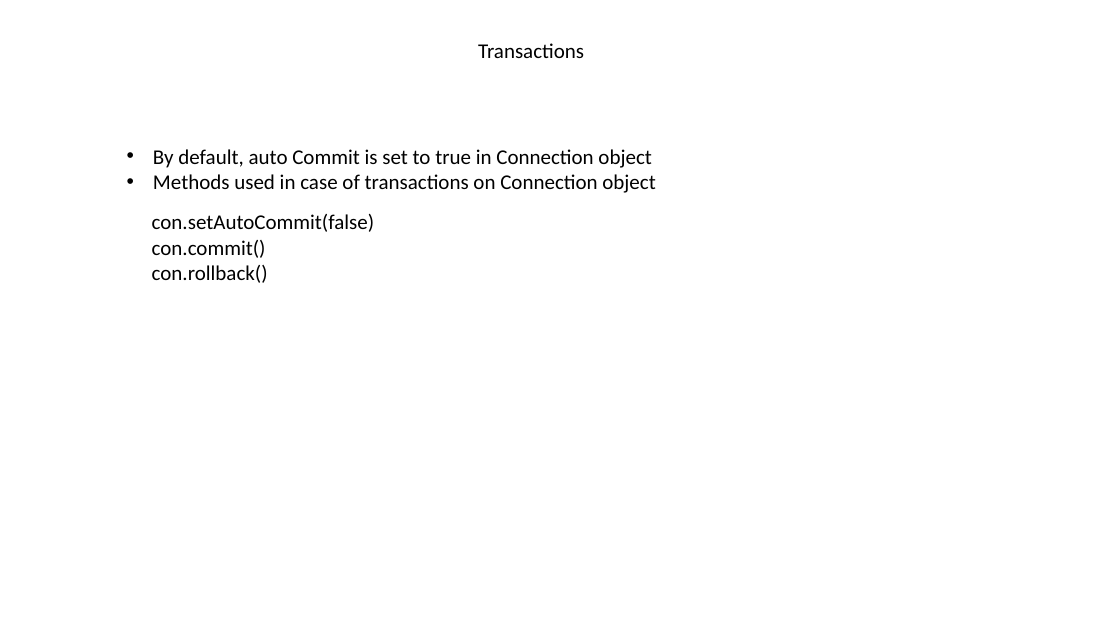
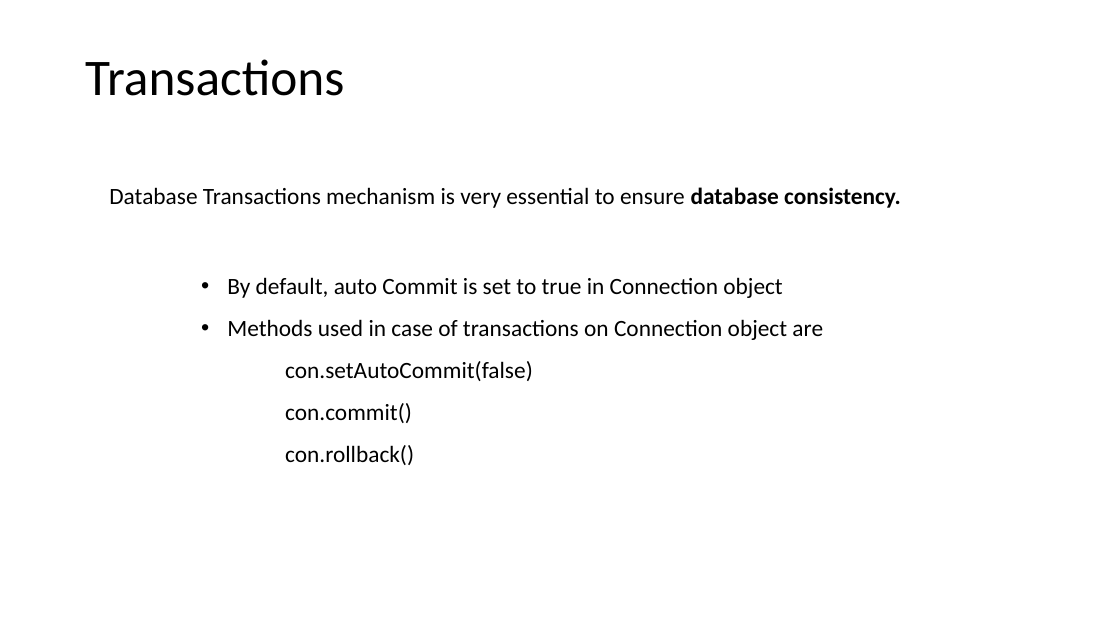
Before and after one commit to psp2108/JDBC_demo, a slide deck: slide 13 of JDBC_PPT/JDBC.pptx. Drawn at 1120x630 pixels with LibreOffice and Linux fonts; fonts in the diff are those of the drawing. Boxes give left, top, right and bottom in pixels: in the first picture for what was removed or moved away, otherwise in the second. Text is boxed around its words. In the diff, an @@ line names an element or a change of style, - is before the commit and + after.

```diff
--- a/JDBC_PPT/JDBC.pptx
+++ b/JDBC_PPT/JDBC.pptx
@@ text "Transactions": place and size @@
-text "Transactions" at <box>478,43,584,58</box>
+text "Transactions" at <box>85,59,344,96</box>
@@ text "Transactions" at <box>85,59,344,96</box>: size 18 to 44 pt; line spacing 1 to 0.9 @@
@@ text added at <box>109,187,901,208</box>, 20 pt, text #000000 @@
+Database Transactions mechanism is very essential to ensure database consistency.
@@ text removed at <box>152,214,375,283</box> @@
-con.setAutoCommit(false)
-con.commit()
-con.rollback()
@@ text "By default, auto Commit is ...": place and size @@
-text "By default, auto Commit is ..." at <box>153,149,655,193</box>
+text "By default, auto Commit is ..." at <box>227,277,823,465</box>
@@ text at <box>227,277,782,298</box>: size 18 to 20 pt in "By default, auto Commit is set to ..."; line spacing 1 to 1.5 @@
@@ text at <box>227,319,823,465</box>: text changed; size 18 to 20 pt @@
-• Methods used in case of transactions on Connection object
+• Methods used in case of transactions on Connection object are
+con.setAutoCommit(false)
+con.commit()
+con.rollback()
```
Also in this commit, not shown: 11 other slides changed, 4 slides added, 3 slides removed.
